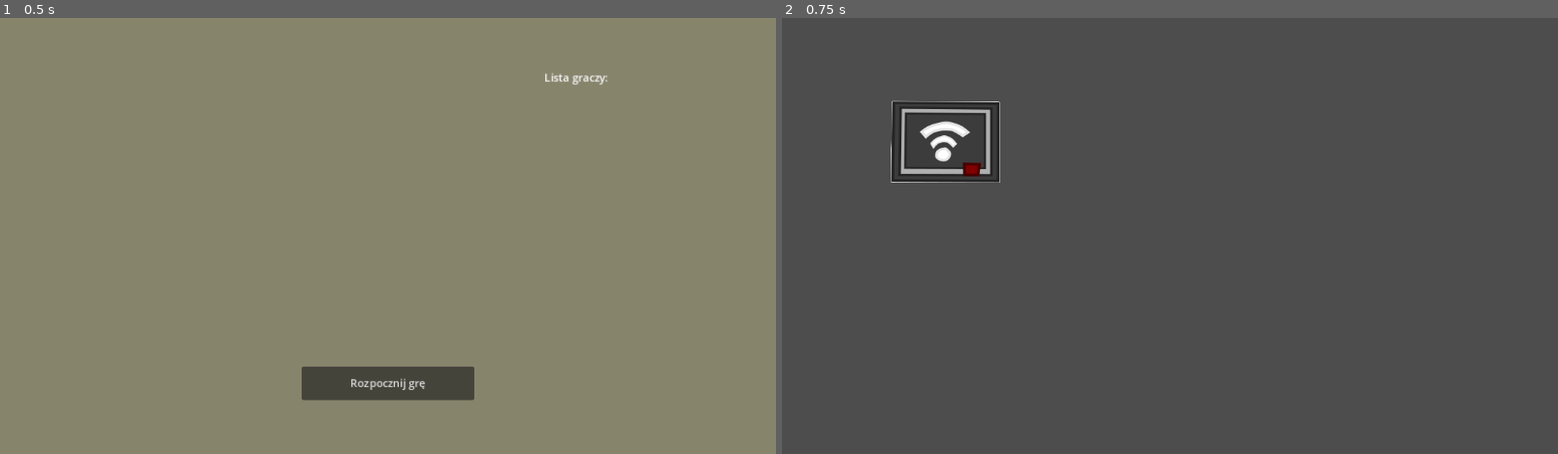
Above: before the commit, frames 1-2 (left to right).
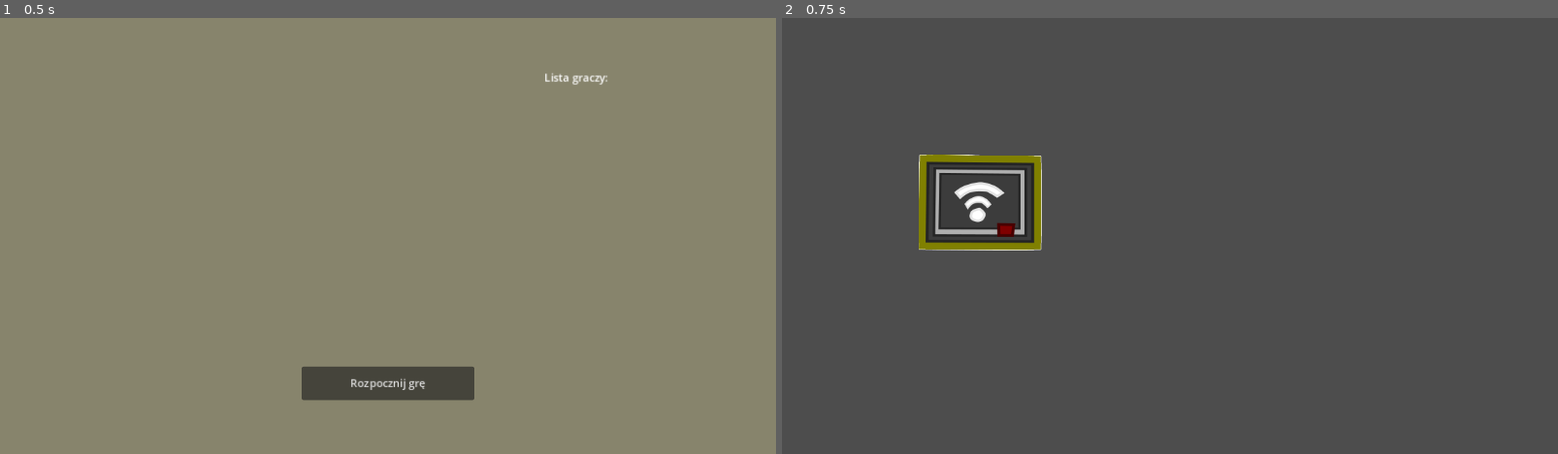
Above: after the commit, the same moments.

Repository: igorzasty2/wzimongus
Game: Godot game, scene res://scenes/ui/lobby_menu/lobby_menu.tscn
The game is run twice, just before and just after one commit, with the same random seed, the same clock (stepped at 60 frames per second) and the same inputs. This scene is started directly instead of the project's main scene.
Inputs:
- Up to frame 1 (0.5 s): no input
- Up to frame 2 (0.75 s): click "Rozpocznij grę" at 0.5 s

Frame 1 is identical in both runs. In frame 2, 3.1% of the frame differs, in the area x 14-34%, y 18-54%.

Commit message:
Set task_button mask layer to detect player

Diff:
--- a/scenes/map/map.tscn
+++ b/scenes/map/map.tscn
@@ -4,7 +4,7 @@
 [ext_resource type="PackedScene" uid="uid://sx7ejcssw0xi" path="res://scenes/player/player.tscn" id="2_0ktid"]
 [ext_resource type="PackedScene" uid="uid://cxdyrnlbs0811" path="res://scenes/task_button/task_button.tscn" id="3_e0rk4"]
 [ext_resource type="Texture2D" uid="uid://dj1dqmbh77gan" path="res://scenes/task_button/assets/wifi.png" id="4_wgy3w"]
-[ext_resource type="PackedScene" uid="uid://cqjrgcofdp21m" path="res://scenes/minigames/reactor_memory_answer/reactor-answer-memory.tscn" id="5_u6l5w"]
+[ext_resource type="PackedScene" uid="uid://cqjrgcofdp21m" path="res://scenes/minigames/reactor_memory_answer/reactor_memory_answer.tscn" id="5_u6l5w"]
 
 [node name="Map" type="Node2D"]
 y_sort_enabled = true
@@ -20,6 +20,7 @@
 spawn_limit = 10
 
 [node name="TaskButton" parent="." instance=ExtResource("3_e0rk4")]
-position = Vector2(163, 118)
+position = Vector2(214, 208)
 sprite = ExtResource("4_wgy3w")
+disabled = false
 minigame_scene = ExtResource("5_u6l5w")
--- a/scenes/task_button/task_button.gd
+++ b/scenes/task_button/task_button.gd
@@ -36,6 +36,8 @@
 
 
 func _on_body_exited(body):
+	print(body.get_name())
+
 	if "id" in body and body.id == multiplayer.get_unique_id():
 		$Sprite2D.material.set_shader_parameter('line_color', [0.5, 0.5, 0,5, 1])
 		_is_player_inside = false
--- a/scenes/task_button/task_button.tscn
+++ b/scenes/task_button/task_button.tscn
@@ -12,7 +12,11 @@
 shader_parameter/line_thickness = 0.0
 
 [node name="TaskButton" type="Area2D"]
+position = Vector2(-1, 0)
+disable_mode = 2
+collision_mask = 2
 monitorable = false
+priority = 1
 script = ExtResource("1_dfaon")
 
 [node name="CollisionShape2D" type="CollisionShape2D" parent="."]
Not shown: 1 places in scenes/player/player.tscn that only renumber resources
